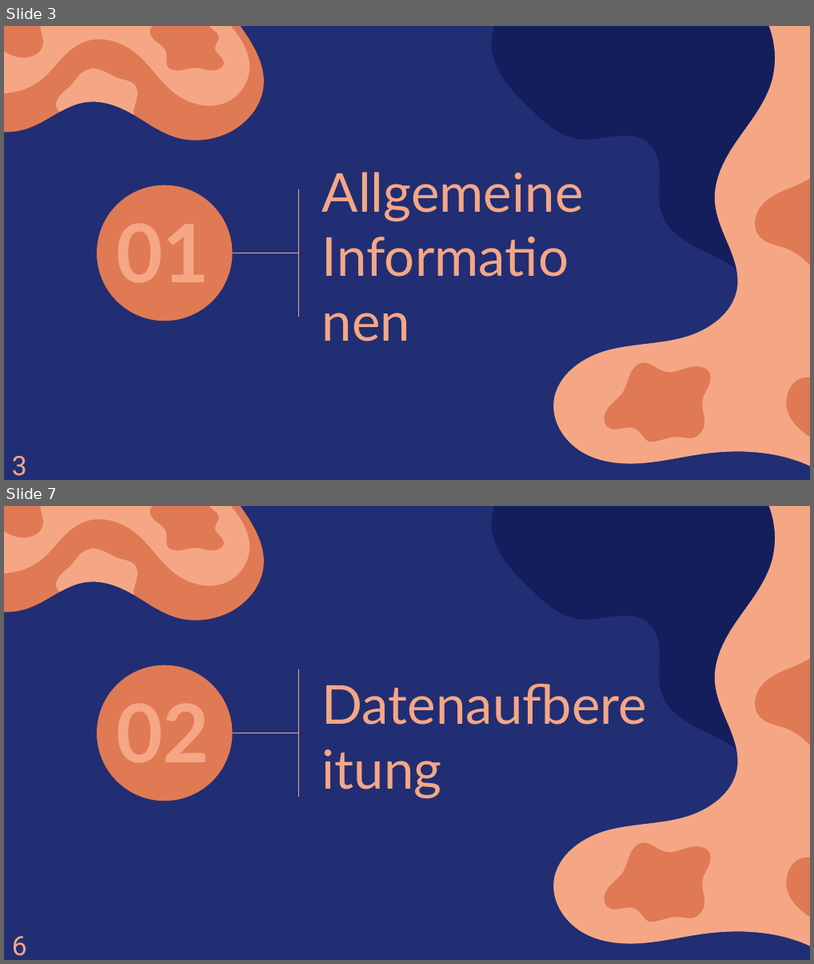
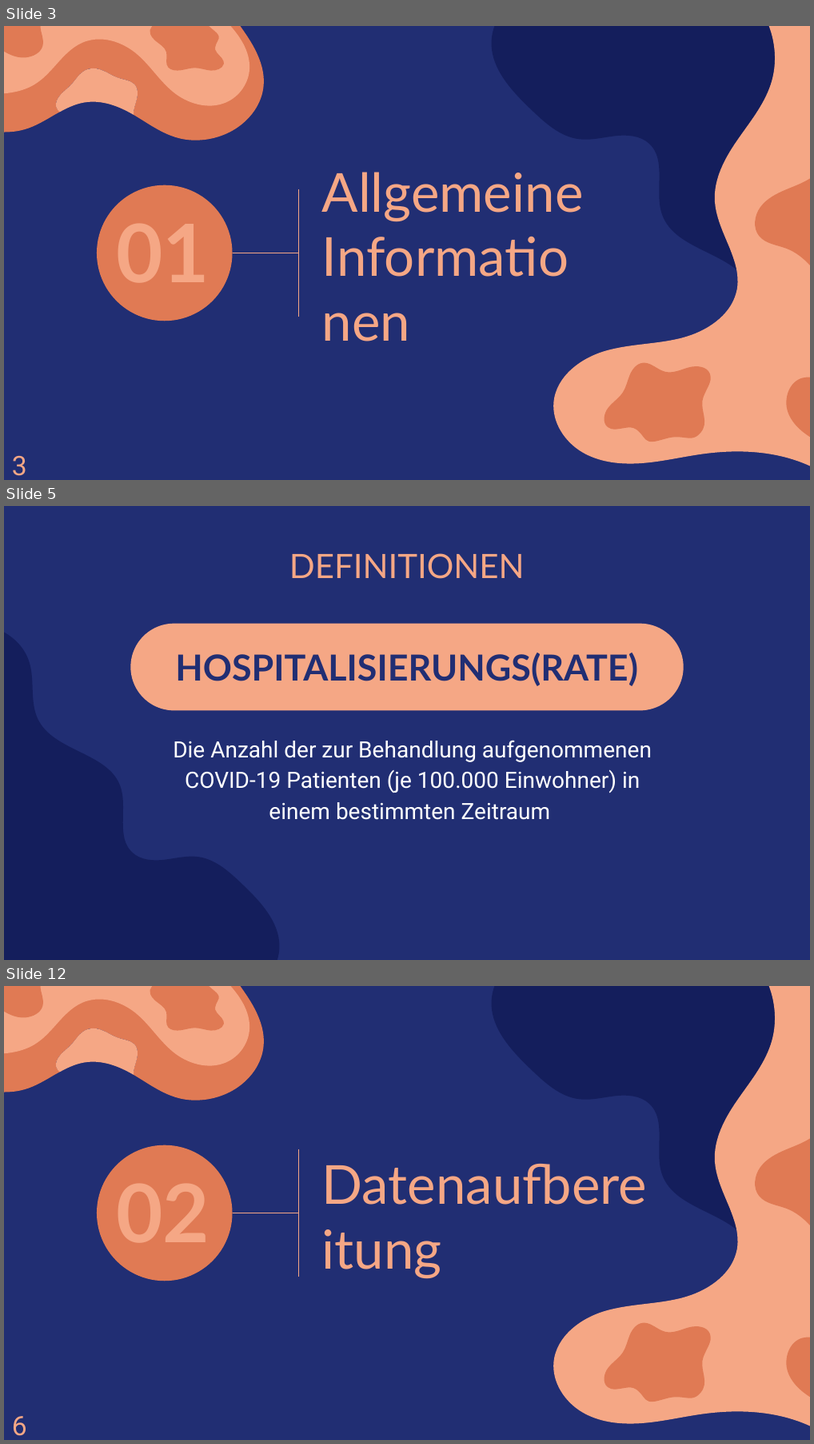
Before and after one commit to amarquard089/Covid19-Hospitalisierungsrate, a slide deck: Praesentation/COVID-19 Hospitalisierungsrate.pptx. Shown one above the other, each under a label of ours: slides 3 and 7 before the commit, slides 3, 5 and 12 after it; the slides between them are not shown. The pictures are 814x964 and 814x1444 pixels, drawn with LibreOffice and Linux fonts; fonts in the diff are those of the drawing. Boxes give left, top, right and bottom in pixels: in the first picture for what was removed or moved away, otherwise in the second. Text is boxed around its words. In the diff, an @@ line names an element or a change of style, - is before the commit and + after.

```diff
--- a/Praesentation/COVID-19 Hospitalisierungsrate.pptx
+++ b/Praesentation/COVID-19 Hospitalisierungsrate.pptx
@@ slide 5 added at [4,506,810,960], background #212E73 @@
@@ title added at [290,553,525,579], 30 pt, text #F5A785 @@
+DEFINITIONEN
@@ freeform shape added at [4,620,280,960], fill #141E5C @@
@@ rounded rectangle added at [130,624,684,711], fill #F5A785, 32 pt, text #212E73, bold @@
+HOSPITALISIERUNGS(RATE)
@@ text added at [173,740,652,820], 20 pt, text #FFFFFF @@
+Die Anzahl der zur Behandlung aufgenommenen COVID-19 Patienten (je 100.000 Einwohner) in einem bestimmten Zeitraum
@@ what was slide 7 is now slide 12 @@
```
Also in this commit, not shown: 5 slides changed, 5 other slides added, 1 slide removed.
